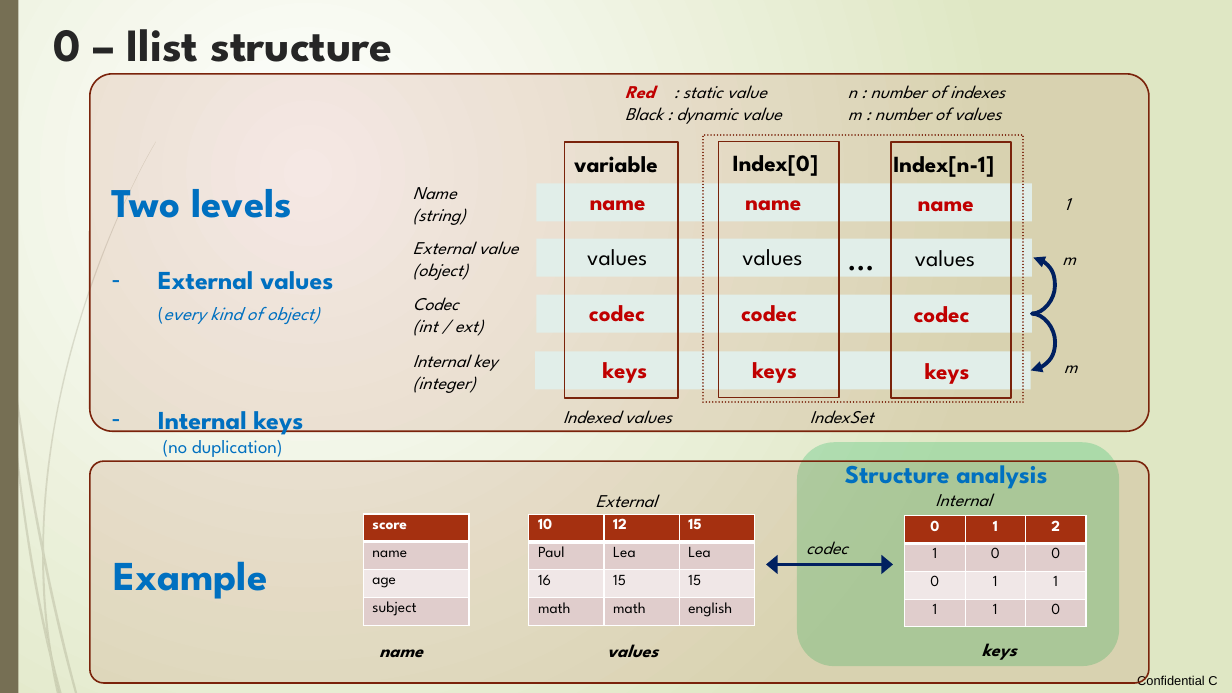
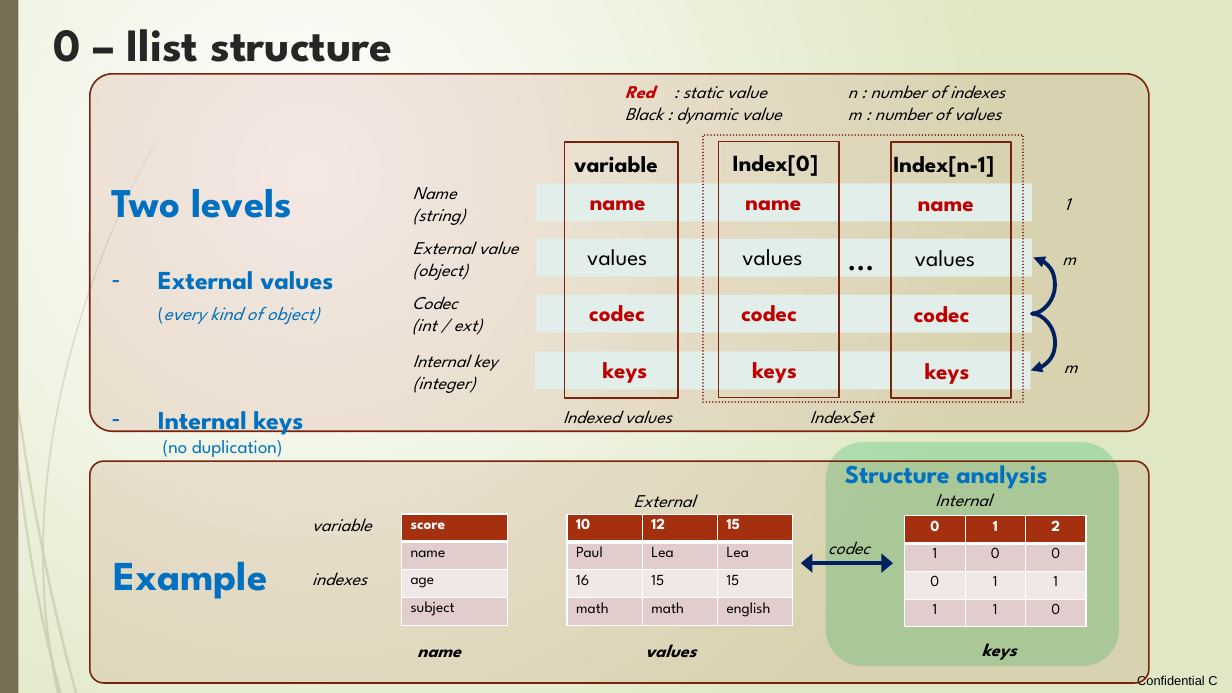
Before and after one commit to loco-philippe/Environmental-Sensing, a slide deck: slide 4 of documentation/ilist_technical.pptx. Drawn at 1232x693 pixels with LibreOffice and Linux fonts; fonts in the diff are those of the drawing. Boxes give left, top, right and bottom in pixels: in the first picture for what was removed or moved away, otherwise in the second. Text is boxed around its words. In the diff, an @@ line names an element or a change of style, - is before the commit and + after.

Commit message:
New Ilist

```diff
--- a/documentation/ilist_technical.pptx
+++ b/documentation/ilist_technical.pptx
@@ rounded rectangle: place and size @@
-rounded rectangle at bbox=[798, 443, 1120, 666]
+rounded rectangle at bbox=[826, 443, 1120, 666]
@@ text added at bbox=[312, 518, 372, 531], 14 pt, text #000000, italic @@
+variable
@@ text "codec": place and size @@
-text "codec" at bbox=[806, 541, 848, 554]
+text "codec" at bbox=[828, 541, 870, 554]
@@ double arrow moved from (766, 565) - (893, 565) to (801, 563) - (893, 563) @@
@@ text added at bbox=[312, 572, 367, 586], 14 pt, text #000000, italic @@
+indexes
@@ 3 texts, 2 tables: place and size @@
-3 texts, 2 tables at bbox=[363, 495, 753, 658]
+3 texts, 2 tables at bbox=[401, 495, 792, 658]
```
Also in this commit, not shown: 7 other slides changed, 2 other files.
